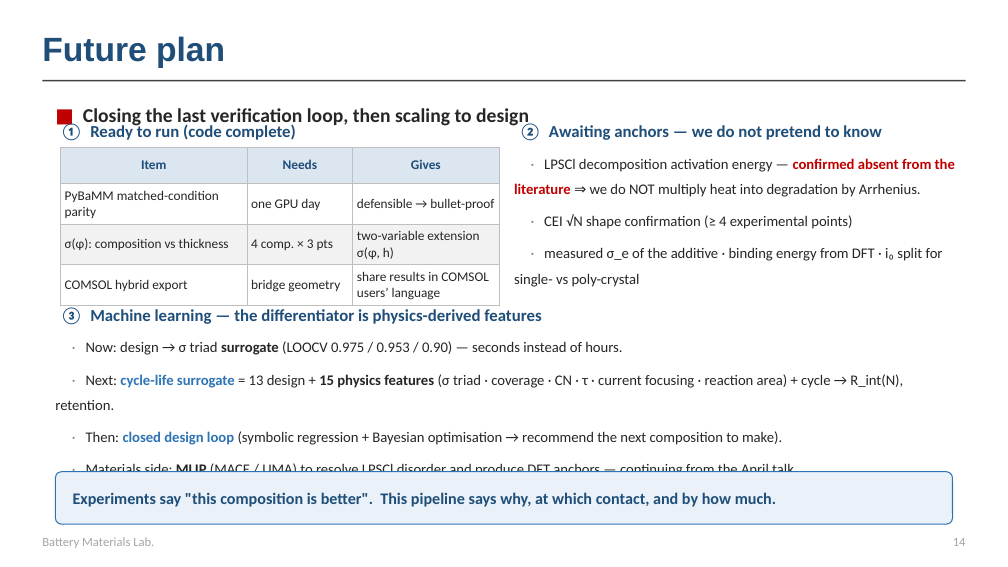
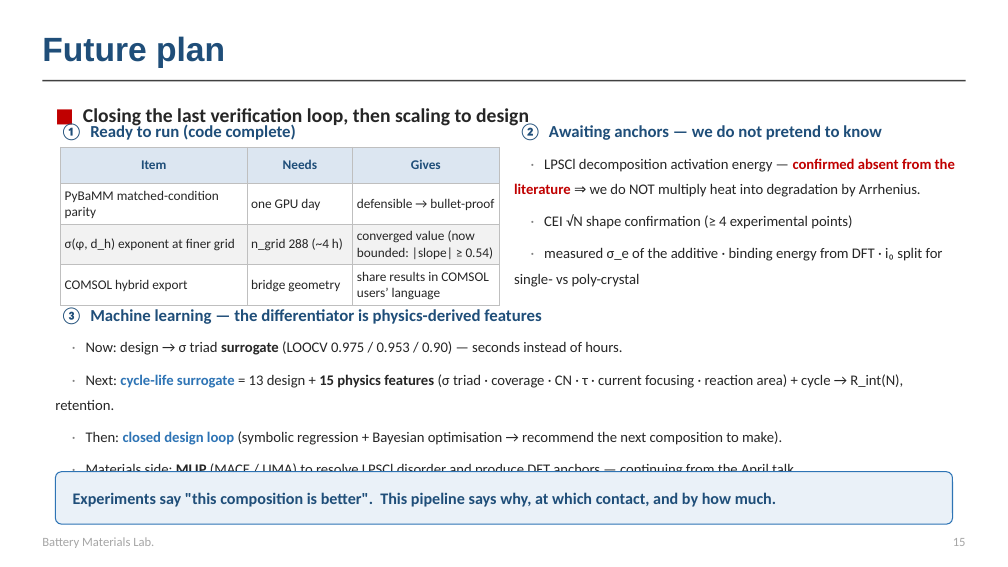
Before and after one commit to yonghoon7153-source/Yonghoon-DEM-DFT, a slide deck: slide 16 of docs/seminar/seminar_20260806.pptx (slide 15 before the commit). Drawn at 1008x567 pixels with LibreOffice and Linux fonts; fonts in the diff are those of the drawing. Boxes give left, top, right and bottom in pixels: in the first picture for what was removed or moved away, otherwise in the second. Text is boxed around its words. In the diff, an @@ line names an element or a change of style, - is before the commit and + after.

```diff
--- a/docs/seminar/seminar_20260806.pptx
+++ b/docs/seminar/seminar_20260806.pptx
@@ table at [60, 147, 499, 304] @@
-row 3: σ(φ): composition vs thickness | 4 comp. × 3 pts | two-variable extension σ(φ, h)
+row 3: σ(φ, d_h) exponent at finer grid | n_grid 288 (~4 h) | converged value (now bounded: |slope| ≥ 0.54)
@@ text at [953, 538, 966, 546]: text changed @@
-14
+15
```
Also in this commit, not shown: 4 other slides changed, 1 slide added, 1 other file.
